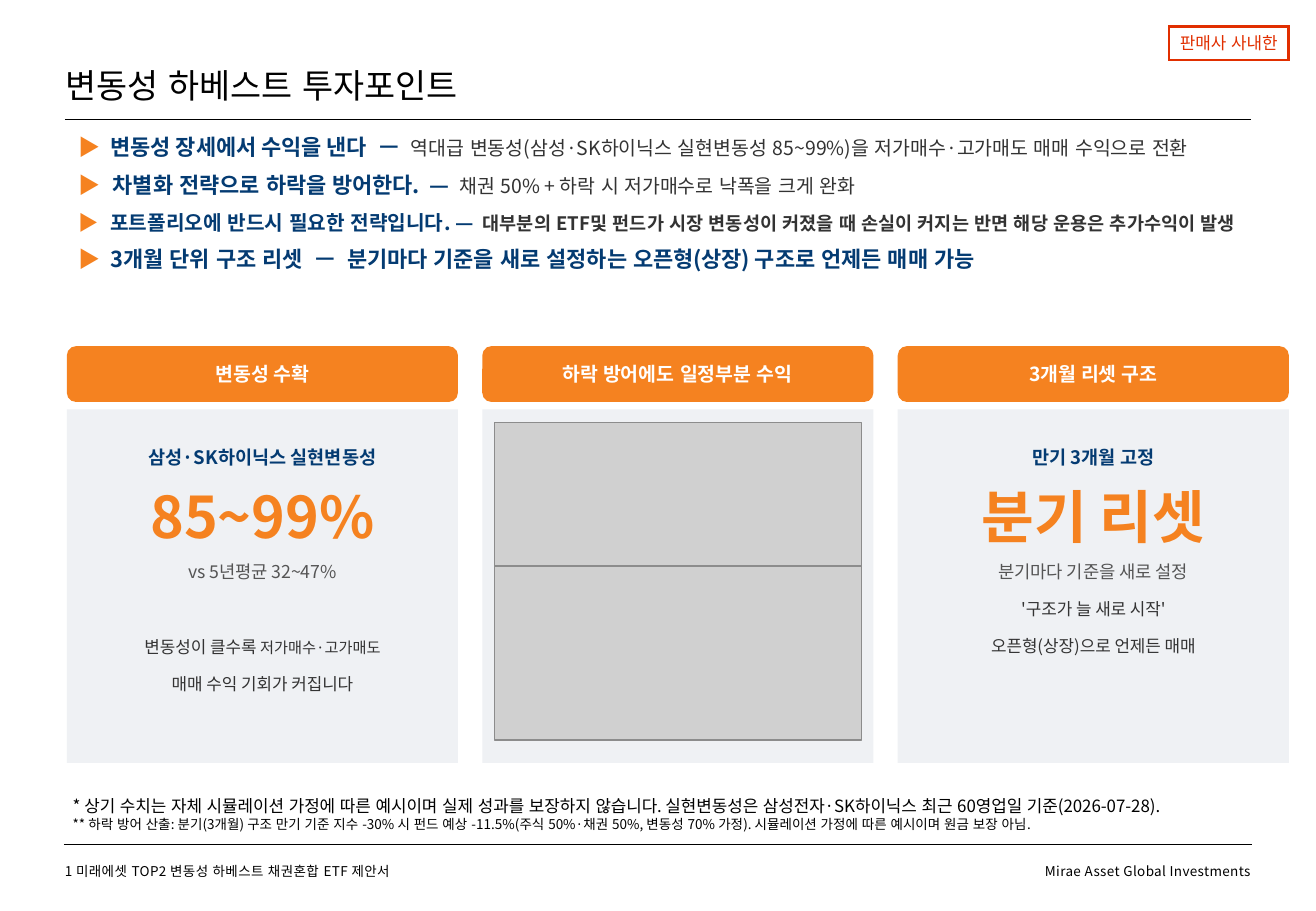
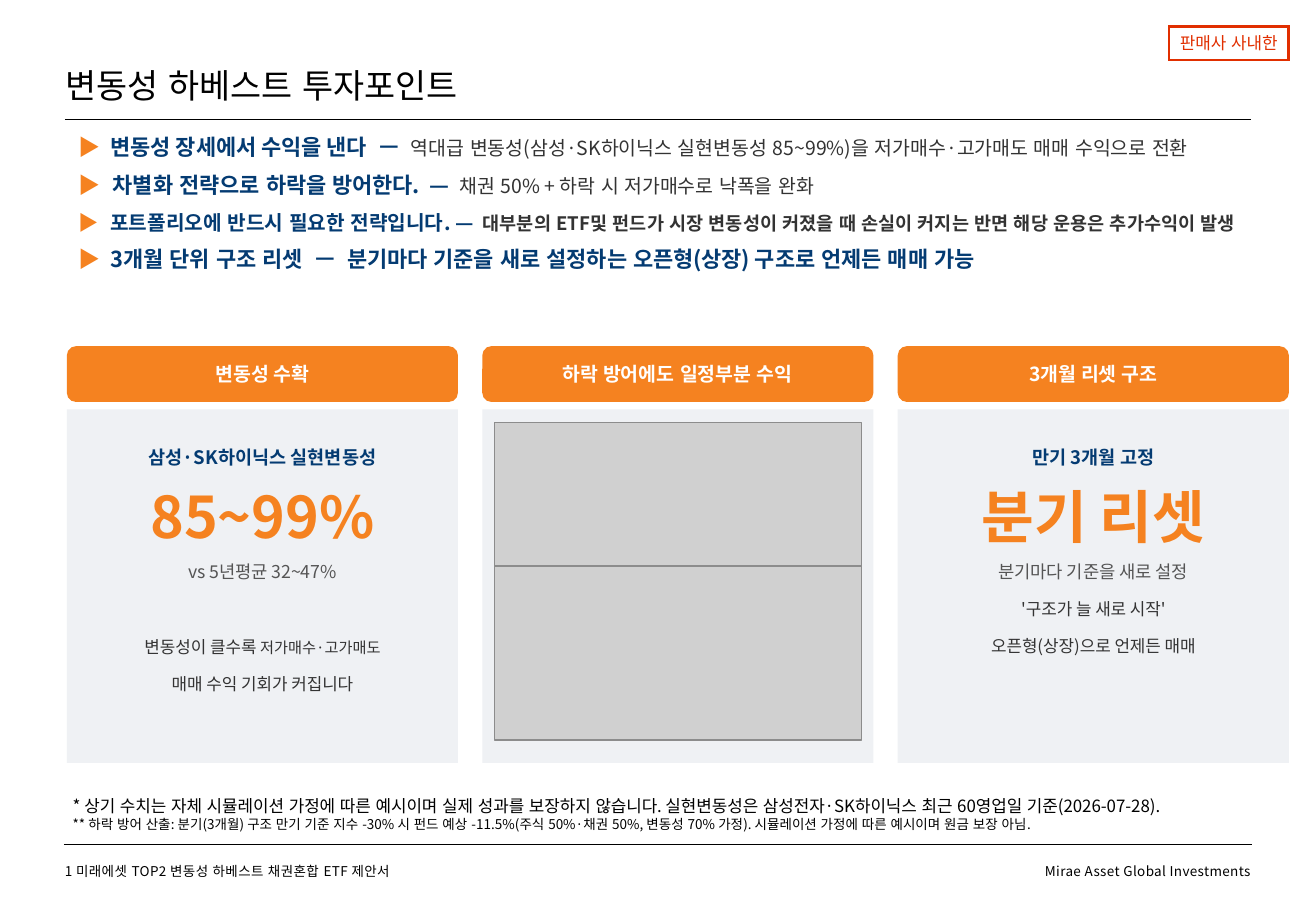
Before and after one commit to gamer383-bit/Volatility-Fund, a slide deck: slide 2 of 제안서/변동성하베스트_TOP2채권혼합ETF_v1_20260730.pptx. Drawn at 1316x911 pixels with LibreOffice and Linux fonts; fonts in the diff are those of the drawing; grey boxes stand for pictures. Boxes give left, top, right and bottom in pixels: in the first picture for what was removed or moved away, otherwise in the second. Text is boxed around its words. In the diff, an @@ line names an element or a change of style, - is before the commit and + after.

```diff
--- a/제안서/변동성하베스트_TOP2채권혼합ETF_v1_20260730.pptx
+++ b/제안서/변동성하베스트_TOP2채권혼합ETF_v1_20260730.pptx
@@ text at box(113, 174, 814, 195): text changed @@
-▶ 차별화 전략으로 하락을 방어한다. — 채권 50% + 하락 시 저가매수로 낙폭을 크게 완화
+▶ 차별화 전략으로 하락을 방어한다. — 채권 50% + 하락 시 저가매수로 낙폭을 완화
```
Also in this commit, not shown: 1 other slide changed, 4 other files.
